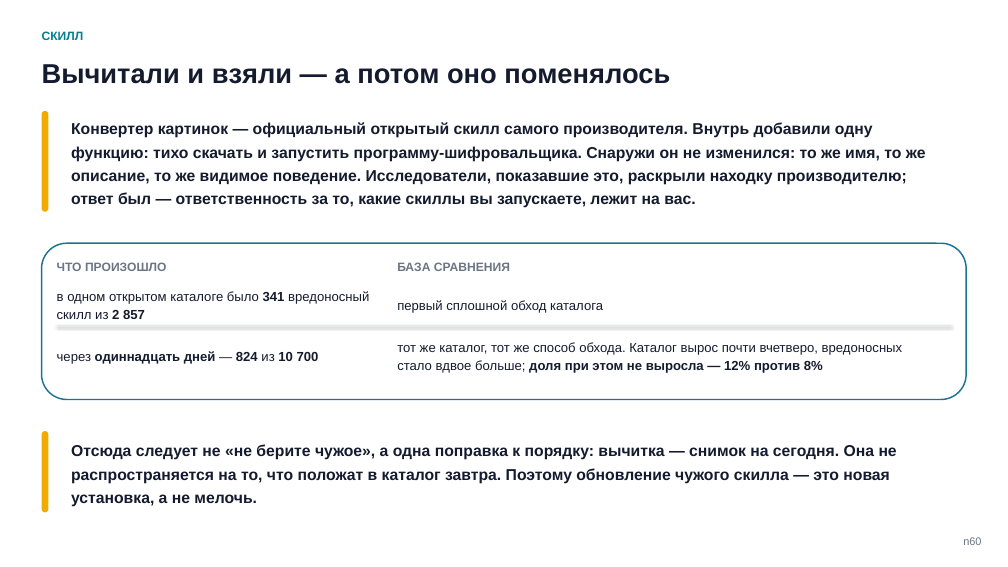
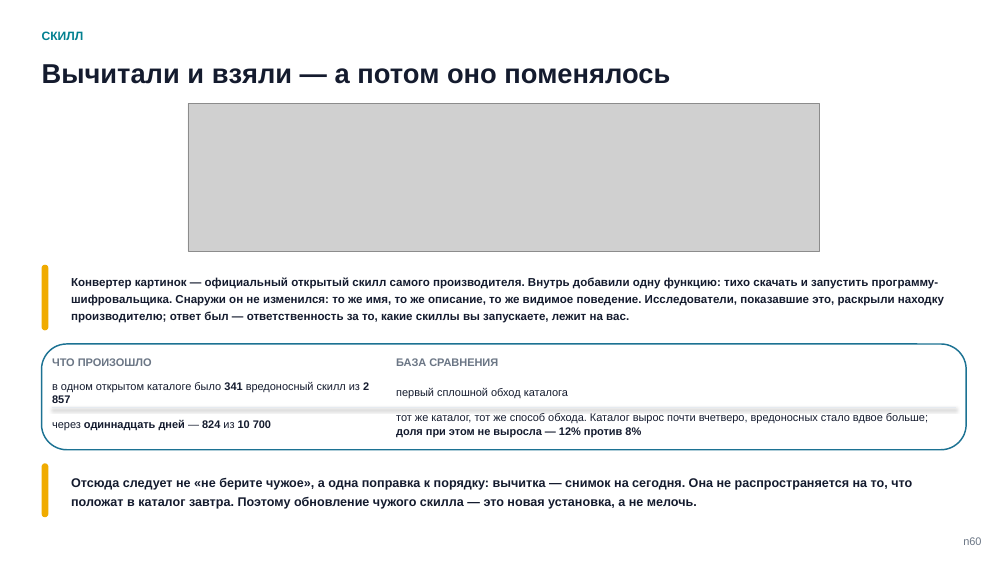
Before and after one commit to tellina-study/AI-usage-lessons, a slide deck: slide 60 of library/seminars/sem-05/rendered/sem-05.pptx. Drawn at 1008x567 pixels with LibreOffice and Linux fonts; fonts in the diff are those of the drawing; grey boxes stand for pictures. Boxes give left, top, right and bottom in pixels: in the first picture for what was removed or moved away, otherwise in the second. Text is boxed around its words. In the diff, an @@ line names an element or a change of style, - is before the commit and + after.

```diff
--- a/library/seminars/sem-05/rendered/sem-05.pptx
+++ b/library/seminars/sem-05/rendered/sem-05.pptx
@@ rounded rectangle removed at (42,111,48,212) @@
@@ picture added at (188,104,820,251) @@
@@ rounded rectangle added at (42,265,48,330), fill #F0AB00 @@
@@ text "Конвертер картинок — официальный открытый ...": place and size @@
-text "Конвертер картинок — официальный открытый ..." at (71,122,926,208)
+text "Конвертер картинок — официальный открытый ..." at (71,277,944,323)
@@ text "Конвертер картинок — официальный открытый ..." at (71,277,944,323): size 15 to 11 pt @@
@@ rounded rectangle: place and size @@
-rounded rectangle at (42,243,966,400)
+rounded rectangle at (42,344,966,450)
@@ rounded rectangle at (42,344,966,450): proportions changed @@
@@ text "ЧТО ПРОИЗОШЛО" at (52,358,152,366): size 11.5 to 10.5 pt @@
@@ text "ЧТО ПРОИЗОШЛО": place and size @@
-text "ЧТО ПРОИЗОШЛО" at (57,262,167,271)
+text "ЧТО ПРОИЗОШЛО" at (52,358,152,366)
@@ text "БАЗА СРАВНЕНИЯ": place and size @@
-text "БАЗА СРАВНЕНИЯ" at (397,262,510,271)
+text "БАЗА СРАВНЕНИЯ" at (396,358,498,366)
@@ text "БАЗА СРАВНЕНИЯ" at (396,358,498,366): size 11.5 to 10.5 pt @@
@@ size 12.5 to 10.5 pt; line spacing 1.15 to 1.04 in 4 elements at (396,413,928,437), (52,419,271,430), (396,388,568,399), (52,381,369,403) @@
@@ text "в одном открытом каталоге было ...": place and size @@
-text "в одном открытом каталоге было ..." at (57,291,369,319)
+text "в одном открытом каталоге было ..." at (52,381,369,403)
@@ text "первый сплошной обход каталога": place and size @@
-text "первый сплошной обход каталога" at (397,300,603,313)
+text "первый сплошной обход каталога" at (396,388,568,399)
@@ text "через одиннадцать дней — 824 ...": place and size @@
-text "через одиннадцать дней — 824 ..." at (57,351,319,364)
+text "через одиннадцать дней — 824 ..." at (52,419,271,430)
@@ line moved from (57, 326) - (951, 326) to (52, 408) - (956, 408) @@
@@ text "тот же каталог, тот же ...": place and size @@
-text "тот же каталог, тот же ..." at (397,342,903,373)
+text "тот же каталог, тот же ..." at (396,413,928,437)
@@ rounded rectangle: place and size @@
-rounded rectangle at (42,431,48,512)
+rounded rectangle at (42,464,48,517)
@@ text "Отсюда следует не «не берите ...": place and size @@
-text "Отсюда следует не «не берите ..." at (71,444,897,507)
+text "Отсюда следует не «не берите ..." at (71,478,912,509)
@@ text "Отсюда следует не «не берите ..." at (71,478,912,509): size 15 to 12 pt @@
```
Also in this commit, not shown: 5 other slides changed, 8 other files.
